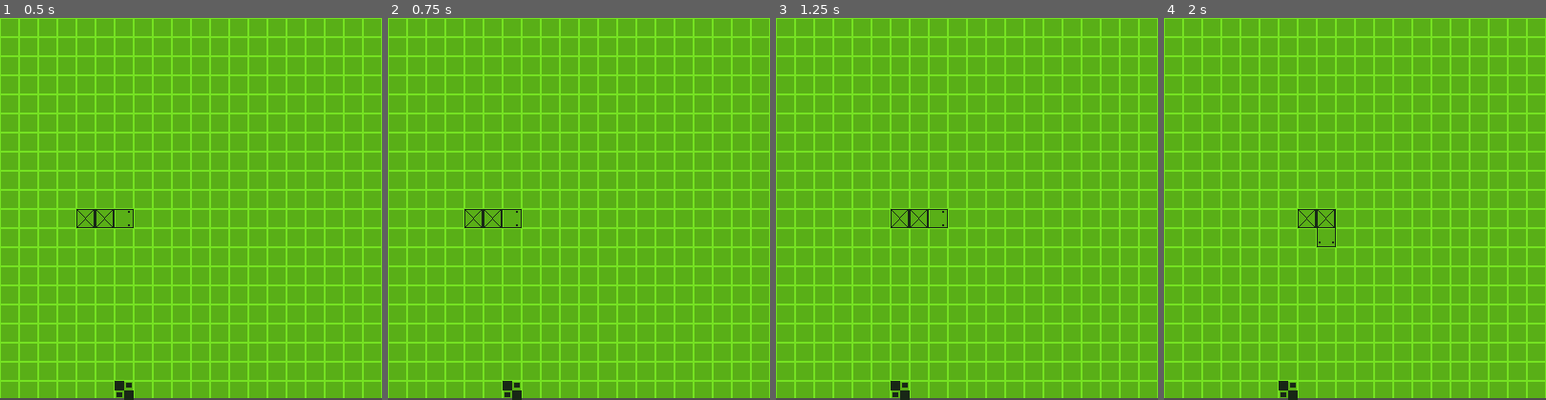
Above: before the commit, frames 1-4 (left to right).
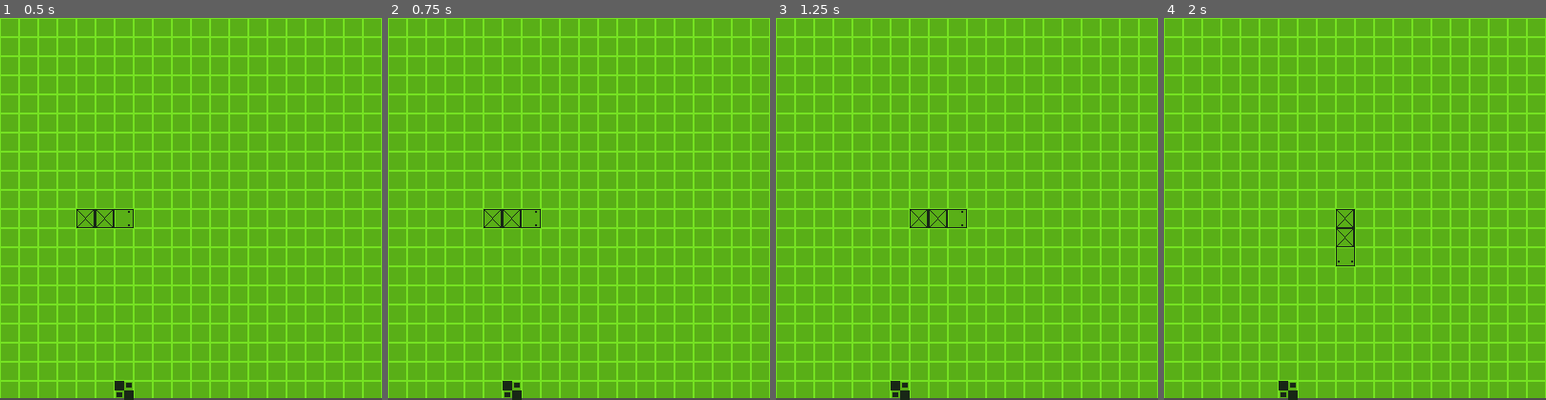
Above: after the commit, the same moments.

Repository: adrianofelix019/retro-snake-game
Game: Godot game, scene res://scenes/main_game.tscn
Two runs of this game, one before a commit and one after it. Both use one fixed random seed, a clock stepped at 60 frames per second and the inputs below.
Inputs:
- Up to frame 1 (0.5 s): no input
- Up to frame 2 (0.75 s): hold Right (ui_right) from 0.53 s (still down)
- Up to frame 3 (1.25 s): keep holding Right (ui_right)
- Up to frame 4 (2 s): release Right (ui_right) at 1.28 s; hold Down (ui_down) from 1.28 s (still down)

Frame 1 is identical in both runs. In frame 2, 0.2% of the frame differs, in the area x 20-40%, y 50-55%; in frame 3, 0.2%; in frame 4, 0.4%, in the area x 35-50%, y 50-65%.

Commit message:
speed up the game tick

Diff:
--- a/scenes/main_game.tscn
+++ b/scenes/main_game.tscn
@@ -35,7 +35,7 @@
 format = 2
 
 [node name="GameTick" type="Timer" parent="." unique_id=631805506]
-wait_time = 0.4
+wait_time = 0.3
 autostart = true
 
 [connection signal="timeout" from="GameTick" to="." method="_on_game_tick_timeout"]
